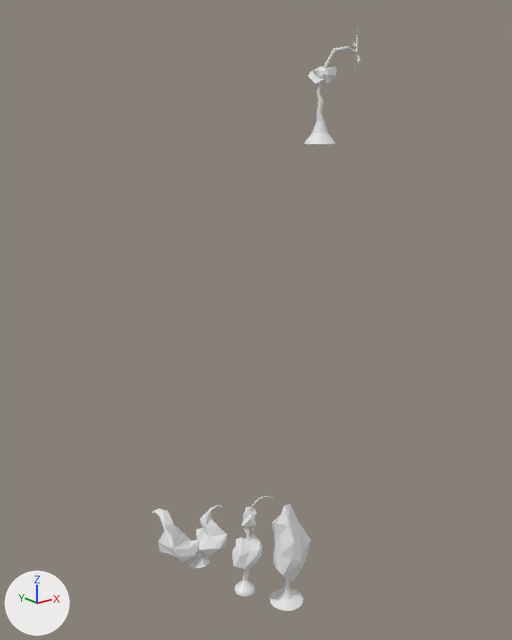
One commit to the Blender file Assets/Models/blend/PlantsForO2.blend: the scene before it, then after it.
One viewpoint serves both versions: a 50 mm camera at (-2.76, -4.2, 3.59) aimed at (0.37, -0.29, 2.02). The lights are fixed; the arrows at lower left show +X, +Y and +Z. The same objects are shown in both versions, whatever each file hides.

Names of what the first picture shows: 'FleshPlantDead', 'FluffPlant', 'FluffPlantDead', 'FluffPlantDry'.
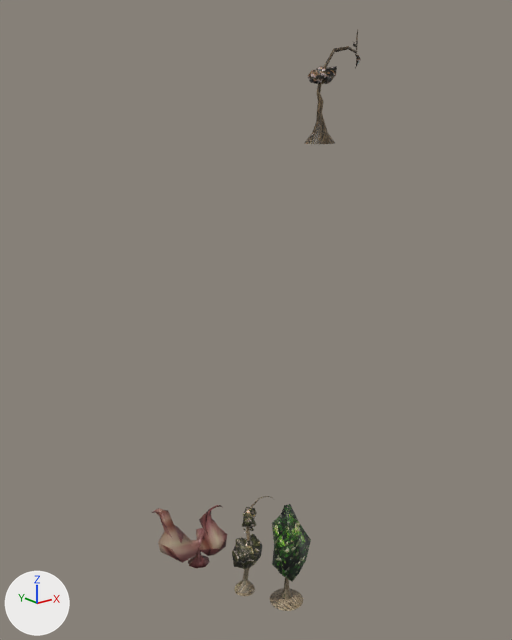
What the commit changed:
Picture 'FluffPlantDead.png' (img_fluffplantdead_png) is new.
Picture 'FluffPlantDry.png' (img_fluffplantdry_png) is new.
Picture 'FluffPlantNormal.png' (img_fluffplantnormal_png) is new.
Picture 'FleshPlantDead.png' (img_fleshplantdead_png) is new.
Material 'Material.010' (mat_material_010) is new.
Its texture is img_fluffplantdead_png.
Material 'Material.011' (mat_material_011) is new.
Its texture is img_fluffplantdry_png.
Material 'Material.009' (mat_material_009) is new.
Its texture is img_fluffplantnormal_png.
Material 'Material' (mat_material) is new.
Its texture is img_fleshplantdead_png.
me_cube_001 has 139 vertices, 174 faces and spans x -7.05..5.34, y -4.79..7.06, z -1.47..11.74.
me_cube_001 is used by ob_fleshplantdead; location (0.0, 0.0, 0.0); scale (0.0422, 0.0422, 0.0422).
me_cube_001 part 1: texture (UV) coordinates of 174 of 174 faces, centred in x -6.37..5.18, y -4.61..6.37, z -1.47..11.7, changed; they spanned u 0.0..0.88, v -0.06..1.09 and now span u 0.69..0.88, v 0.16..0.35.
me_cube_001 now uses material mat_material (picture img_fleshplantdead_png).
me_cylinder_003 has 266 vertices, 274 faces and spans x -1.14..1.36, y -1.21..1.14, z 3.29..10.29.
me_cylinder_003 is used by ob_fluffplant; location (0.457, -0.569, -0.701); scale (0.121, 0.121, 0.121).
me_cylinder_003 part 2: texture (UV) coordinates of 274 of 274 faces, centred in x -1.06..1.18, y -1.05..0.84, z 3.29..10.14, changed; they spanned u 0.0..1.0, v 0.0..1.0 and now span u 0.13..0.99, v 0.01..0.98.
me_cylinder_003 now uses material mat_material_009 (picture img_fluffplantnormal_png).
me_cylinder_004 has 462 vertices, 504 faces and spans x -0.63..1.89, y -1.43..0.4, z 3.3..10.37.
me_cylinder_004 now uses material mat_material_011 (picture img_fluffplantdry_png).
me_cylinder_005 has 482 vertices, 429 faces, 15 loose edges and spans x -5.6..10.6, y -7.3..9.4, z -43.5..21.8.
me_cylinder_005 now uses material mat_material_010 (picture img_fluffplantdead_png).

Pixel boxes [x1, y1, x2, y2] of what changed, in the pictures (512 x 640 px):
'FluffPlant', recoloured, surface changed
    both: [270, 504, 311, 611]
'FleshPlantDead', recoloured, surface changed (white to brown)
    both: [151, 505, 227, 568]
'FluffPlantDry', recoloured
    both: [232, 496, 274, 596]
'FluffPlantDead', recoloured
    both: [305, 30, 361, 144]
